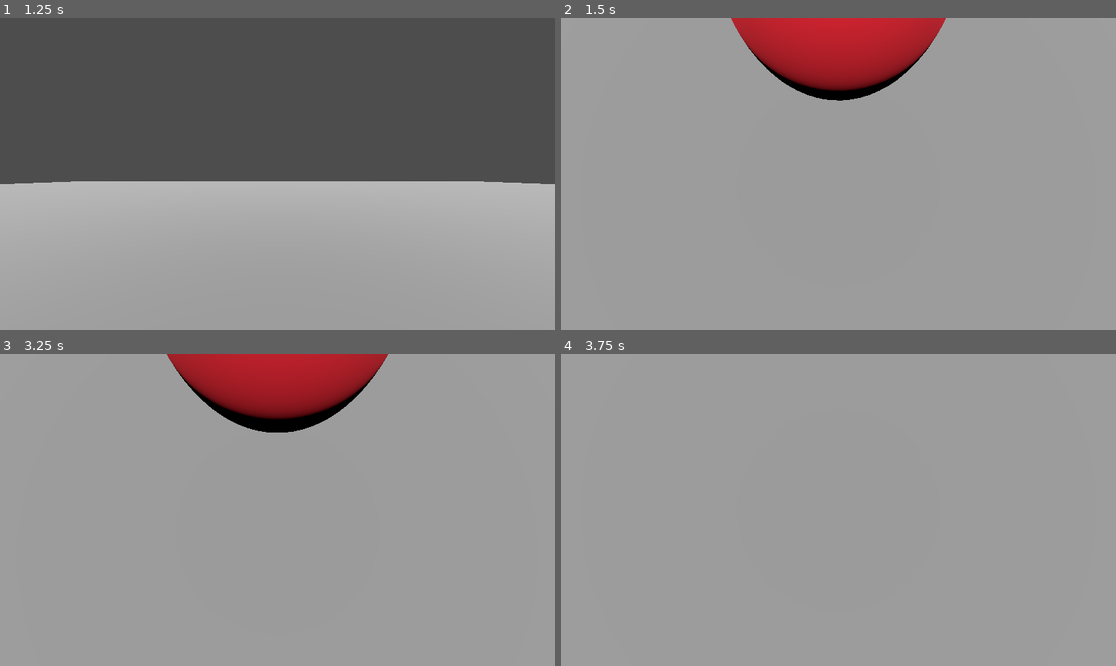
Above: before the commit, frames 1-4 (two rows, left to right).
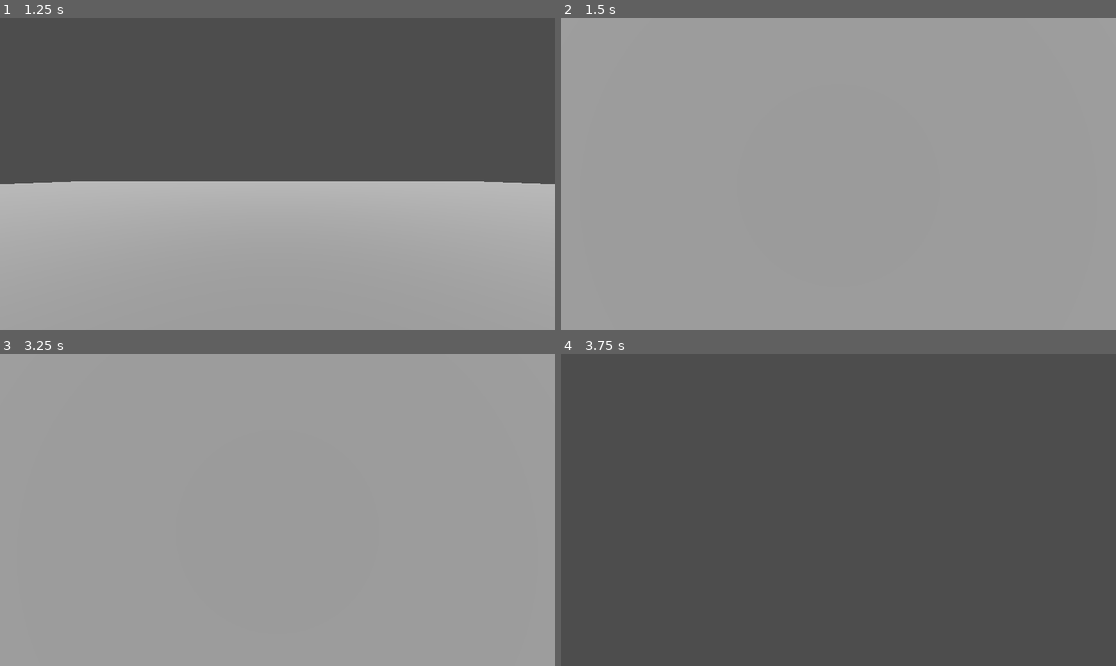
Above: after the commit, the same moments.

Repository: Luca-Umekubo/Product-Design
Game: Godot game, scene res://HomeScreen.tscn
Same seed, same stepped clock (60 frames per second), same inputs: the game is played once before the commit and once after it.
Inputs (mouse positions are in pixels of both pictures, inside the frame that each line leads up to):
- Up to frame 1 (1.25 s): click "Host" at 0.5 s
- Up to frame 2 (1.5 s): move the mouse to (866, 174) at 1.27 s; press the mouse at (866, 174) at 1.28 s; hold W (move_forward) from 1.28 s (still down)
- Up to frame 3 (3.25 s): keep holding W (move_forward); tap Space (jump, bound only after the commit) at 1.52, 1.82, 2.27, 2.3, 2.57, 2.75 s; tap Ctrl (crouch, bound only after the commit) at 1.55, 2.1 s; tap Enter at 2 s; move the mouse to (249, 510) at 2.02 s; release the mouse at (249, 510) at 2.03 s; move the mouse to (288, 503) at 2.77 s; hold Space (jump, bound only after the commit) from 2.78 s (still down); click (288, 503) at 3.05 s
- Up to frame 4 (3.75 s): keep holding W (move_forward); move the mouse to (832, 516) at 3.52 s; release Space (jump, bound only after the commit) at 3.53 s; click (832, 516) at 3.6 s

Frame 1 is identical in both runs. In frame 2, 7.2% of the frame differs, in the area x 30-70%, y 0-27%; in frame 3, 7.0%; in frame 4, 100%, in the area x 0-100%, y 0-100%.

Commit message:
Sever Side lives and respawn handling, Barebones spectator mode

Diff:
--- a/hyperballz/Player.gd
+++ b/hyperballz/Player.gd
@@ -4,9 +4,7 @@
 var speed = 5.0
 var mouse_sensitivity = 0.005
 var gravity = -9.8
-var lives = 2  # Player starts with 2 lives
-
-# Optional reference to a hit material for visual feedback
+var is_spectator = false  # Tracks spectator mode status
 var hit_material = null
 
 func _ready():
@@ -26,104 +24,114 @@
 		camera.rotate_x(-event.relative.y * mouse_sensitivity)
 		camera.rotation.x = clamp(camera.rotation.x, -PI/2, PI/2)
 
+	# Prevent throwing balls in spectator mode
+	if is_spectator:
+		return
+	if event.is_action_pressed("throw"):
+		throw_ball.rpc()
+
 func _physics_process(delta):
 	if multiplayer.has_multiplayer_peer() and is_multiplayer_authority():
-		var input_vector = Vector2(
-			Input.get_action_strength("move_right") - Input.get_action_strength("move_left"),
-			Input.get_action_strength("move_backward") - Input.get_action_strength("move_forward")
-		).normalized()
+		if is_spectator:
+			# Flying movement for spectator mode
+			var input_vector = Vector3(
+				Input.get_action_strength("move_right") - Input.get_action_strength("move_left"),
+				Input.get_action_strength("jump") - Input.get_action_strength("crouch"),
+				Input.get_action_strength("move_backward") - Input.get_action_strength("move_forward")
+			).normalized()
 
-		# Calculate movement direction based on input and orientation
-		var move_direction = Vector3(input_vector.x, 0, input_vector.y) * speed
-		move_direction = global_transform.basis * move_direction
+			# Apply movement relative to camera direction
+			var move_direction = (camera.global_transform.basis * input_vector).normalized() * speed * 2.0
+			velocity = move_direction
+			move_and_slide()
+		else:
+			# Normal player movement
+			var input_vector = Vector2(
+				Input.get_action_strength("move_right") - Input.get_action_strength("move_left"),
+				Input.get_action_strength("move_backward") - Input.get_action_strength("move_forward")
+			).normalized()
 
-		# Update velocity components directly
-		velocity.x = move_direction.x
-		velocity.z = move_direction.z
-		velocity.y += gravity * delta
+			var move_direction = Vector3(input_vector.x, 0, input_vector.y) * speed
+			move_direction = global_transform.basis * move_direction
 
-		# Apply movement
-		move_and_slide()
+			velocity.x = move_direction.x
+			velocity.z = move_direction.z
+			velocity.y += gravity * delta
 
-		# Handle pushing balls - Godot 4.4.1 syntax
-		for i in range(get_slide_collision_count()):
-			var collision = get_slide_collision(i)
-			if collision.get_collider() is RigidBody3D and collision.get_collider().is_in_group("balls"):
-				var push_strength = 2.5
-				# Only push if we're actually moving
-				if velocity.length() > 0.1:
-					collision.get_collider().apply_central_impulse(-collision.get_normal() * push_strength * velocity.length())
-				else:
-					# Even when not moving but trying to push
-					if input_vector.length() > 0.1:
-						var push_direction = global_transform.basis * Vector3(input_vector.x, 0, input_vector.y).normalized()
-						collision.get_collider().apply_central_impulse(push_direction * push_strength)
+			move_and_slide()
 
-		if Input.is_action_just_pressed("throw"):
-			throw_ball.rpc()
+			# Handle pushing balls
+			for i in range(get_slide_collision_count()):
+				var collision = get_slide_collision(i)
+				if collision.get_collider() is RigidBody3D and collision.get_collider().is_in_group("balls"):
+					var push_strength = 2.5
+					if velocity.length() > 0.1:
+						collision.get_collider().apply_central_impulse(-collision.get_normal() * push_strength * velocity.length())
+					else:
+						if input_vector.length() > 0.1:
+							var push_direction = global_transform.basis * Vector3(input_vector.x, 0, input_vector.y).normalized()
+							collision.get_collider().apply_central_impulse(push_direction * push_strength)
 
 @rpc("any_peer", "call_local")
 func throw_ball():
 	if not multiplayer.is_server():
 		return
 
-	# Get spawn position further away from player to avoid collision
 	var spawn_direction = -$Camera3D.global_transform.basis.z.normalized()
-	var spawn_distance = 1.5  # Increased distance to avoid collision with player
+	var spawn_distance = 1.5
 	var spawn_position = $Camera3D/BallSpawnPoint.global_position + (spawn_direction * spawn_distance)
 
-	# Check if spawn position is valid (not inside another object)
 	var space_state = get_world_3d().direct_space_state
 	var query = PhysicsRayQueryParameters3D.create(
 		$Camera3D.global_position,
 		spawn_position
 	)
-	query.exclude = [self]  # Exclude the player from the check
+	query.exclude = [self]
 	var result = space_state.intersect_ray(query)
 
-	# If the ray hits something, adjust spawn position to be in front of that object
 	if result:
-		# Place the ball just before the collision point
 		spawn_position = result.position - (spawn_direction * 0.3)
 
-	var spawn_velocity = spawn_direction * 10  # Speed of 10
+	var spawn_velocity = spawn_direction * 10
 	var ball_data = {
 		"position": spawn_position,
 		"velocity": spawn_velocity
 	}
 	get_tree().get_root().get_node("Game/Balls/BallSpawner").spawn(ball_data)
 
-@rpc("authority")
-func hit_by_ball():
+@rpc("call_local")
+func update_lives(new_lives):
+	# Update lives locally; actual tracking is done on server
 	if multiplayer.has_multiplayer_peer() and is_multiplayer_authority():
-		lives -= 1
-		update_lives.rpc(lives)
+		if hit_material != null and new_lives > 0:
+			$MeshInstance3D.material_override = hit_material
+			var timer = get_tree().create_timer(0.3)
+			timer.timeout.connect(func(): $MeshInstance3D.material_override = null)
+		print("Player ", name, " lives: ", new_lives)
 
-		if lives <= 0:
-			# No lives left, respawn the player
-			respawn()
-		else:
-			# Still has lives, just show visual feedback
-			if hit_material != null:
-				$MeshInstance3D.material_override = hit_material
-				# Using a timer node since await might not work reliably in networked context
-				var timer = get_tree().create_timer(0.3)
-				timer.timeout.connect(func(): $MeshInstance3D.material_override = null)
+@rpc("call_local")
+func set_spectator_mode():
+	if multiplayer.has_multiplayer_peer() and is_multiplayer_authority():
+		is_spectator = true
+		# Disable collisions
+		collision_layer = 0
+		collision_mask = 0
+		# Hide player model
+		$MeshInstance3D.visible = false
+		# Ensure camera remains active
+		camera.current = true
+		print("Player ", name, " entered spectator mode")
 
-@rpc("authority", "call_local")
-func update_lives(new_lives):
-	lives = new_lives
-	# You can update UI here if you have one
-	print("Player ", name, " lives: ", lives)
-
-@rpc("authority")
+@rpc("call_local")
 func respawn():
 	if multiplayer.has_multiplayer_peer() and is_multiplayer_authority():
-		# Reset lives on respawn
-		lives = 2
-		update_lives.rpc(lives)
-
 		var spawn_points = get_tree().get_nodes_in_group("spawn_points")
 		if spawn_points.size() > 0:
 			var spawn_point = spawn_points[randi() % spawn_points.size()]
 			position = spawn_point.global_position
+		# Reset collision and visibility
+		collision_layer = 1  # Restore default player layer
+		collision_mask = 2 | 3  # Collide with balls and environment
+		$MeshInstance3D.visible = true
+		is_spectator = false
+		print("Player ", name, " respawned")
--- a/hyperballz/ball.gd
+++ b/hyperballz/ball.gd
@@ -2,42 +2,36 @@
 
 var is_active = true
 var respawn_timer = 0.0
-var max_respawn_time = 15.0  # Seconds until ball disappears if not picked up
-var spawn_immunity_time = 0.2  # Short immunity after spawning
-var last_hit_player = null  # Track which player we last hit
+var max_respawn_time = 15.0
+var spawn_immunity_time = 0.2
+var last_hit_player = null
 
 func _ready():
 	body_entered.connect(_on_body_entered)
 
-	# Create and set physics material for friction and bounce
 	var physics_material = PhysicsMaterial.new()
 	physics_material.friction = 0.5
 	physics_material.bounce = 0.7
 	physics_material_override = physics_material
 
-	# Set other physics parameters
 	mass = 2.0
 	custom_integrator = false
 	continuous_cd = true
 	max_contacts_reported = 5
 	contact_monitor = true
 
-	# Set collision layer and mask to ensure proper collision
-	collision_layer = 2  # Layer 2 for balls
-	collision_mask = 1 | 2 | 4  # Collide with players (1), other balls (2), and environment (4)
+	collision_layer = 2
+	collision_mask = 1 | 2 | 4
 
 	add_to_group("balls")
 
-	# Give a small impulse upward to prevent sticking to ground on spawn
 	apply_central_impulse(Vector3(0, 0.5, 0))
 
-	# Brief immunity to allow the ball to move away from the player
 	set_deferred("monitoring", false)
 	var timer = get_tree().create_timer(spawn_immunity_time)
 	timer.timeout.connect(func(): set_deferred("monitoring", true))
 
 func _physics_process(delta):
-	# Handle respawn timer for balls at rest
 	if is_active and linear_velocity.length() < 0.1:
 		respawn_timer += delta
 		if respawn_timer > max_respawn_time:
@@ -45,16 +39,13 @@
 	else:
 		respawn_timer = 0.0
 
-	# Apply small damping to slow rolling balls over time
 	if linear_velocity.length() < 3.0 and linear_velocity.length() > 0.1:
 		linear_velocity = linear_velocity * 0.98
 
-	# Prevent balls from getting stuck in the floor
 	if is_active and abs(linear_velocity.y) < 0.01 and is_on_floor():
 		apply_central_impulse(Vector3(0, 0.2, 0))
 
 func is_on_floor():
-	# Simple check to detect if ball is on a floor-like surface
 	var space_state = get_world_3d().direct_space_state
 	var query = PhysicsRayQueryParameters3D.create(
 		global_position,
@@ -69,29 +60,22 @@
 		return
 
 	if body.is_in_group("players"):
-		# Check if this is a high-velocity hit that should cause damage
 		if linear_velocity.length() > 5.0:
-			# Damage the player, but DON'T destroy the ball
-			body.hit_by_ball.rpc()
+			# Notify server of hit instead of calling player RPC
+			get_tree().get_root().get_node("Game").player_hit(body.name)
 
-			# Make the ball bounce off the player instead of destroying it
 			var bounce_direction = (global_position - body.global_position).normalized()
-			linear_velocity = bounce_direction * linear_velocity.length() * 0.7  # 70% of original speed
-
-			# Add a slight upward component to the bounce
+			linear_velocity = bounce_direction * linear_velocity.length() * 0.7
 			linear_velocity.y += 2.0
 
-			# Remember this player to prevent multiple rapid hits
 			last_hit_player = body
 
-			# Create a brief immunity period to prevent multiple hits in succession
 			set_deferred("monitoring", false)
-			var timer = get_tree().create_timer(0.5)  # Half second immunity
+			var timer = get_tree().create_timer(0.5)
 			timer.timeout.connect(func():
 				set_deferred("monitoring", true)
 				last_hit_player = null
 			)
 		else:
-			# Allow players to push the ball when it's slow/stopped
 			var push_direction = (global_position - body.global_position).normalized()
 			apply_central_impulse(push_direction * 3.0)
--- a/hyperballz/game.gd
+++ b/hyperballz/game.gd
@@ -2,25 +2,31 @@
 
 @onready var multiplayer_spawner = $Players/MultiplayerSpawner
 @onready var ball_spawner = $Balls/BallSpawner
+var player_lives = {}  # Tracks lives for each player (peer_id: lives)
 
 func _ready():
 	multiplayer_spawner.spawn_function = _spawn_player
 	ball_spawner.spawn_function = _spawn_ball
 	if multiplayer.is_server():
-		# Spawn the host's player immediately
+		# Initialize lives for the host
+		player_lives[multiplayer.get_unique_id()] = 2
 		multiplayer_spawner.spawn({"peer_id": multiplayer.get_unique_id()})
 
 	multiplayer.peer_connected.connect(_on_peer_connected)
 	multiplayer.peer_disconnected.connect(_on_peer_disconnected)
 
 func _on_peer_connected(id):
-	# Spawn player for newly connected clients
-	multiplayer_spawner.spawn({"peer_id": id})
+	if multiplayer.is_server():
+		# Initialize lives for new player
+		player_lives[id] = 2
+		multiplayer_spawner.spawn({"peer_id": id})
 
 func _on_peer_disconnected(id):
-	# Remove player when a client disconnects
-	if $Players.has_node(str(id)):
-		$Players.get_node(str(id)).queue_free()
+	if multiplayer.is_server():
+		# Remove player and lives entry
+		if $Players.has_node(str(id)):
+			$Players.get_node(str(id)).queue_free()
+		player_lives.erase(id)
 
 func _spawn_player(data):
 	var player = preload("res://Player.tscn").instantiate()
@@ -33,3 +39,16 @@
 	ball.position = data["position"]
 	ball.linear_velocity = data["velocity"]
 	return ball
+
+func player_hit(player_id: String):
+	if multiplayer.is_server():
+		var id = int(player_id)
+		if player_lives.has(id):
+			player_lives[id] -= 1
+			var player_node = $Players.get_node_or_null(player_id)
+			if player_node:
+				player_node.update_lives.rpc(player_lives[id])
+				if player_lives[id] <= 0:
+					player_node.set_spectator_mode.rpc()
+				else:
+					player_node.respawn.rpc()
--- a/hyperballz/project.godot
+++ b/hyperballz/project.godot
@@ -46,3 +46,13 @@
 "events": [Object(InputEventMouseButton,"resource_local_to_scene":false,"resource_name":"","device":-1,"window_id":0,"a …(253 unchanged characters)…
 ]
 }
+jump={
+"deadzone": 0.2,
+"events": [Object(InputEventKey,"resource_local_to_scene":false,"resource_name":"","device":-1,"window_id":0,"alt_pressed":false,"shift_pressed":false,"ctrl_pressed":false,"meta_pressed":false,"pressed":false,"keycode":0,"physical_keycode":32,"key_label":0,"unicode":32,"location":0,"echo":false,"script":null)
+]
+}
+crouch={
+"deadzone": 0.2,
+"events": [Object(InputEventKey,"resource_local_to_scene":false,"resource_name":"","device":-1,"window_id":0,"alt_pressed":false,"shift_pressed":false,"ctrl_pressed":false,"meta_pressed":false,"pressed":false,"keycode":0,"physical_keycode":4194326,"key_label":0,"unicode":0,"location":0,"echo":false,"script":null)
+]
+}
